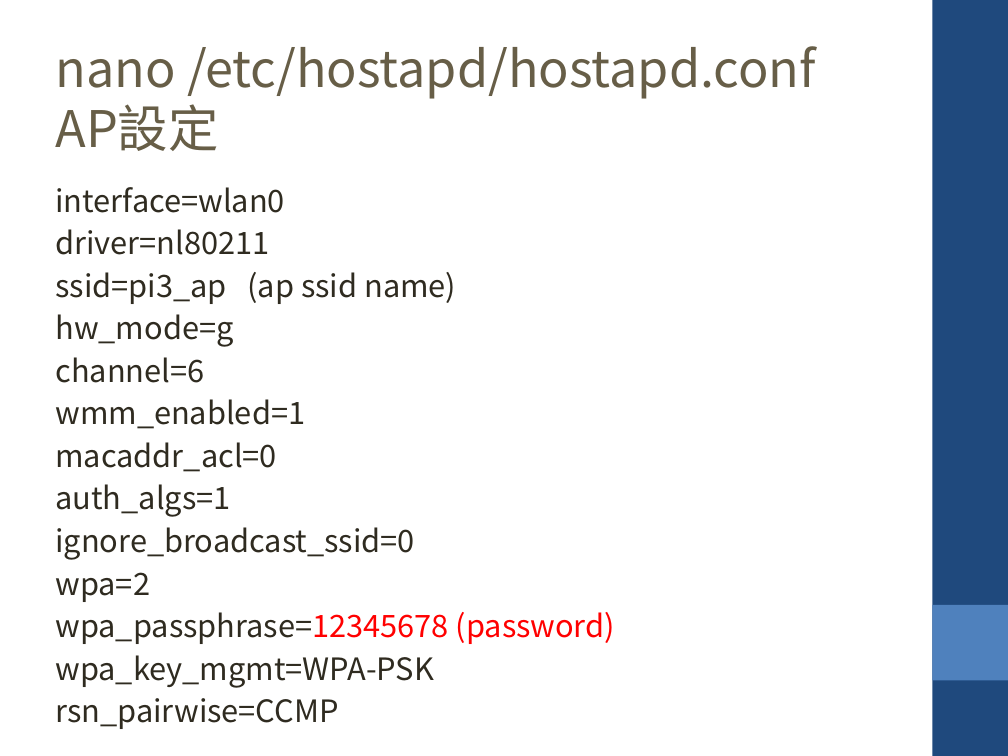
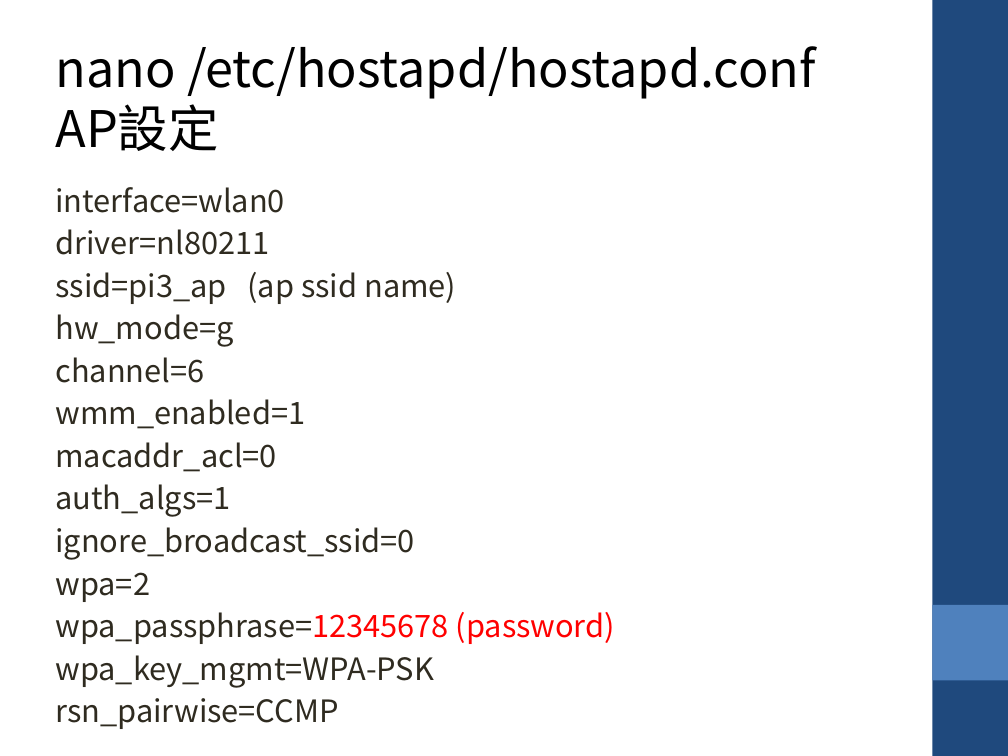
Before and after one commit to krnick/AP_MODE, a slide deck: slide 6 of 設定wifi ap_repeater.pptx. Drawn at 1008x756 pixels with LibreOffice and Linux fonts; fonts in the diff are those of the drawing. Boxes give left, top, right and bottom in pixels: in the first picture for what was removed or moved away, otherwise in the second. Text is boxed around its words. In the diff, an @@ line names an element or a change of style, - is before the commit and + after.

```diff
--- a/設定wifi ap_repeater.pptx
+++ b/設定wifi ap_repeater.pptx
@@ text "nano /etc/hostapd/hostapd.conf" at bbox=[55, 46, 816, 151]: text colour #675E47 to #000000 @@
```
Also in this commit, not shown: 17 other slides changed, 1 slide added.
